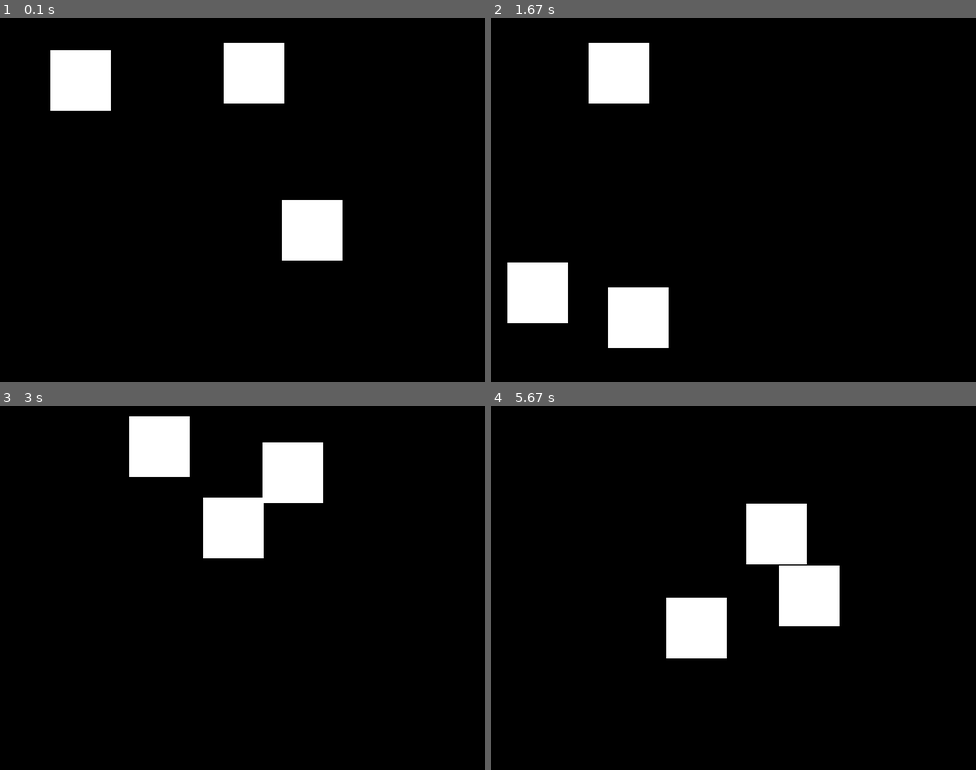
Above: before the commit, frames 1-4 (two rows, left to right).
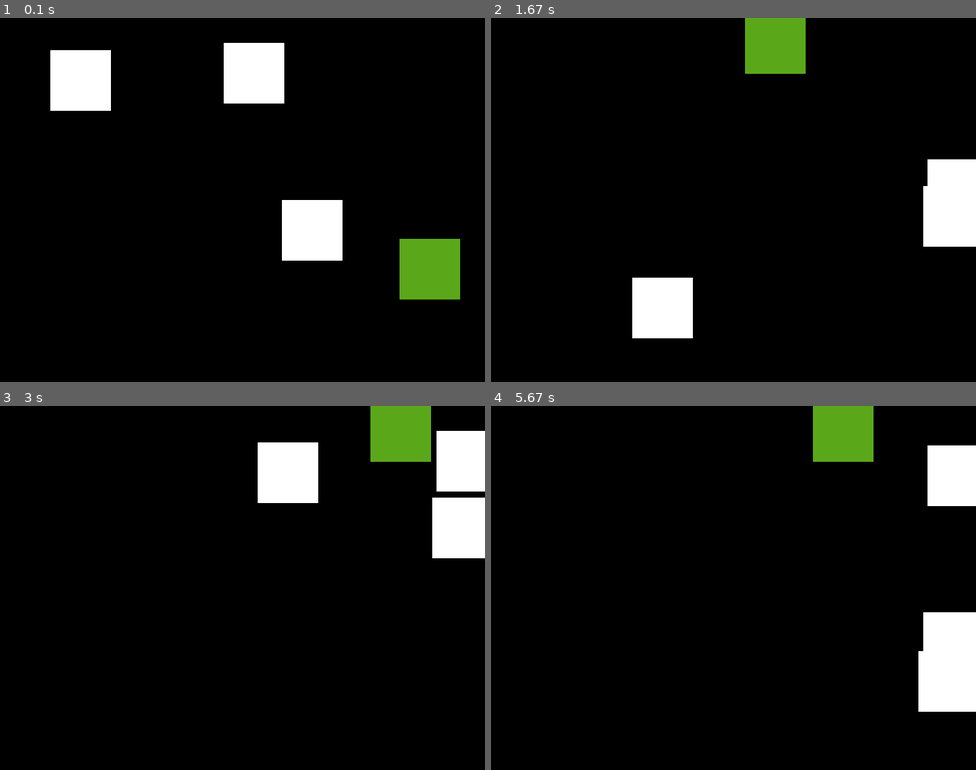
Above: after the commit, the same moments.

Repository: code-n-cry/pygame-tutoring-project
Game: pygame game, started from main2.py
Same seed, same stepped clock (60 frames per second), same inputs: the game is played once before the commit and once after it.
Inputs:
- Up to frame 1 (0.1 s): no input
- Up to frame 2 (1.67 s): hold D 0.33-0.8 s; hold W 0.83-1.13 s; hold D 1.17-1.63 s
- Up to frame 3 (3 s): hold A 1.67-2.2 s; hold S 2.23-2.53 s; hold A 2.57-2.97 s
- Up to frame 4 (5.67 s): hold W 3-3.37 s; hold D 3.4-4.03 s; hold S 4.07-4.43 s; hold D 4.97-5.43 s; hold W from 5.47 s (still down)

The runs differ from the first frame. In frame 1, 2.1% of the frame differs, in the area x 82-95%, y 60-78%; in frame 2, 11%; in frame 3, 9.9%; in frame 4, 13%, in the area x 36-100%, y 0-84%.

Commit message:
добавил изменение

Diff:
--- a/main2.py
+++ b/main2.py
@@ -24,7 +24,7 @@
             self.speed_x = -self.speed_x
         if  self.rect.y < 0 or self.rect.y + 100 > HEIGHT:
             self.speed_y = -self.speed_y
-        '''pressed_keys = pygame.key.get_pressed()
+        pressed_keys = pygame.key.get_pressed()
         if pressed_keys[pygame.K_d] and self.rect.x + 100 < WIDTH:
             self.rect.x += self.speed_x
         if pressed_keys[pygame.K_a] and self.rect.x > 0:
@@ -32,24 +32,28 @@
         if pressed_keys[pygame.K_w] and self.rect.y > 0:
             self.rect.y -= self.speed_y
         if pressed_keys[pygame.K_s] and self.rect.y + 100 < HEIGHT:
-            self.rect.y += self.speed_y'''
+            self.rect.y += self.speed_y
 
 
 
 player1 = Player(random.randrange(WIDTH - 100), random.randrange(HEIGHT - 100))
 player2 = Player(random.randrange(WIDTH - 100), random.randrange(HEIGHT - 100))
 player3 = Player(random.randrange(WIDTH - 100), random.randrange(HEIGHT - 100))
+player4 = Player(random.randrange(WIDTH - 100), random.randrange(HEIGHT - 100))
 
 group = pygame.sprite.Group()
 group.add(player1, player2, player3)
+
 
 while True:
     for event in pygame.event.get():
         if event.type == pygame.QUIT:
             pygame.quit()
     group.update()
+    player4.update()
     screen.fill((0, 0, 0))
     for i in group.sprites():
         pygame.draw.rect(screen, (255, 255, 255), i.rect)
+    pygame.draw.rect(screen, (90, 168, 25), player4.rect)
     clock.tick(60)
     pygame.display.flip()
